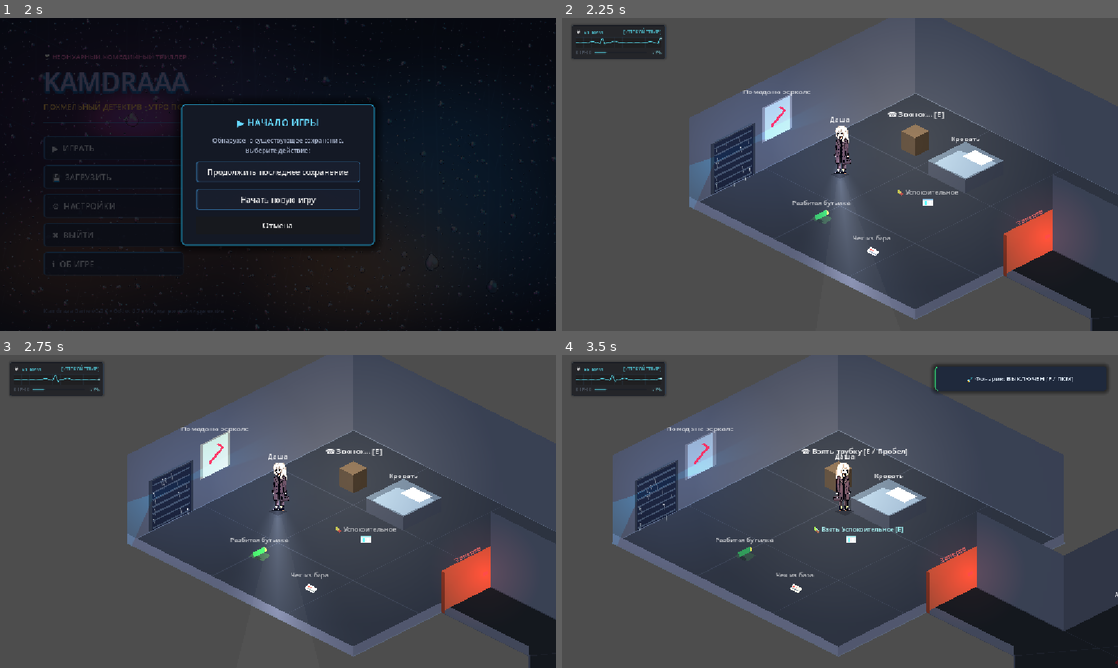
Above: before the commit, frames 1-4 (two rows, left to right).
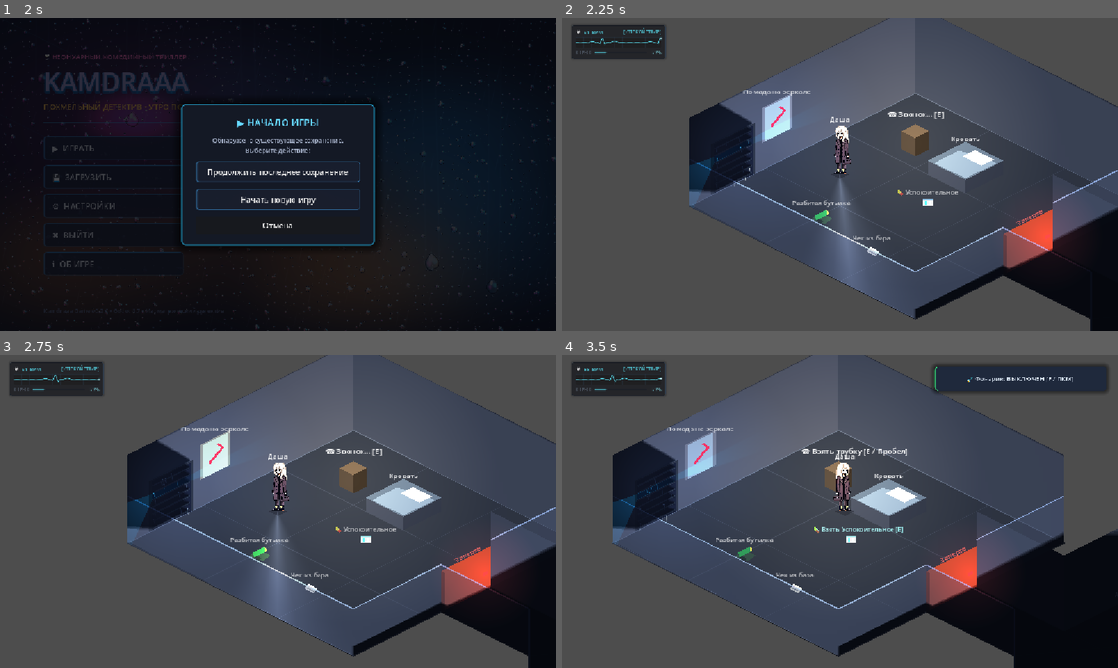
Above: after the commit, the same moments.

Repository: nstuenjoyer/kamdraaaGame
Game: Godot game, scene res://scenes/main_menu.tscn
Same seed, same stepped clock (60 frames per second), same inputs: the game is played once before the commit and once after it.
Inputs (mouse positions are in pixels of both pictures, inside the frame that each line leads up to):
- Up to frame 1 (2 s): click "▶ ИГРАТЬ" at 0.5 s; click "▶ ИГРАТЬ" at 1.25 s
- Up to frame 2 (2.25 s): click "Начать новую игру" at 2 s
- Up to frame 3 (2.75 s): no input
- Up to frame 4 (3.5 s): tap Enter (ui_accept) at 2.75, 3.02 s; move the mouse to (962, 495) at 2.77 s; hold D (move_right) from 2.78 s (still down); hold F (toggle_flashlight) from 2.78 s (still down); click (962, 495) at 2.92 s

Frame 1 is identical in both runs. In frame 2, 8.2% of the frame differs, in the area x 22-100%, y 0-100%; in frame 3, 8.1%; in frame 4, 11%, in the area x 9-100%, y 0-100%.

Commit message:
fix: eliminate light penetration through walls and add semi-transparent front walls

Diff:
--- a/scenes/main.tscn
+++ b/scenes/main.tscn
@@ -53,6 +53,15 @@
 [sub_resource type="OccluderPolygon2D" id="OccluderPolygon2D_wall_se2"]
 polygon = PackedVector2Array(820, 410, 960, 340, 960, 325, 820, 395)
 
+[sub_resource type="OccluderPolygon2D" id="OccluderPolygon2D_wall_nw"]
+polygon = PackedVector2Array(240, 200, 600, 20, 600, 10, 240, 190)
+
+[sub_resource type="OccluderPolygon2D" id="OccluderPolygon2D_wall_ne"]
+polygon = PackedVector2Array(600, 20, 960, 200, 960, 190, 600, 10)
+
+[sub_resource type="OccluderPolygon2D" id="OccluderPolygon2D_wall_sw"]
+polygon = PackedVector2Array(240, 340, 600, 520, 600, 535, 240, 355)
+
 [sub_resource type="OccluderPolygon2D" id="OccluderPolygon2D_crates"]
 polygon = PackedVector2Array(-24, 0, 0, -12, 24, 0, 0, 12)
 
@@ -154,27 +163,24 @@
 color = Color(0.18, 0.2, 0.26, 1)
 polygon = PackedVector2Array(600, 160, 960, 340, 960, 200, 600, 20)
 
+[node name="WallNW_Occluder" type="LightOccluder2D" parent="Walls"]
+occluder = SubResource("OccluderPolygon2D_wall_nw")
+
+[node name="WallNE_Occluder" type="LightOccluder2D" parent="Walls"]
+occluder = SubResource("OccluderPolygon2D_wall_ne")
+
 [node name="WallSW_Collision" type="CollisionPolygon2D" parent="Walls"]
 polygon = PackedVector2Array(240, 340, 600, 520, 600, 535, 240, 355)
 
-[node name="WallSW_Visual" type="Polygon2D" parent="Walls"]
-color = Color(0.28, 0.3, 0.38, 1)
-polygon = PackedVector2Array(240, 340, 600, 520, 600, 505, 240, 325)
+[node name="WallSW_Occluder" type="LightOccluder2D" parent="Walls"]
+occluder = SubResource("OccluderPolygon2D_wall_sw")
 
 [node name="WallSE_Part1_Collision" type="CollisionPolygon2D" parent="Walls"]
 polygon = PackedVector2Array(600, 520, 740, 450, 740, 435, 600, 505)
 
-[node name="WallSE_Part1_Visual" type="Polygon2D" parent="Walls"]
-color = Color(0.25, 0.27, 0.34, 1)
-polygon = PackedVector2Array(600, 520, 740, 450, 740, 435, 600, 505)
-
 [node name="WallSE_Part2_Collision" type="CollisionPolygon2D" parent="Walls"]
 polygon = PackedVector2Array(820, 410, 960, 340, 960, 325, 820, 395)
 
-[node name="WallSE_Part2_Visual" type="Polygon2D" parent="Walls"]
-color = Color(0.25, 0.27, 0.34, 1)
-polygon = PackedVector2Array(820, 410, 960, 340, 960, 325, 820, 395)
-
 [node name="WallSE_Part1_Occluder" type="LightOccluder2D" parent="Walls"]
 occluder = SubResource("OccluderPolygon2D_wall_se1")
 
@@ -183,10 +189,6 @@
 
 [node name="DarkCorridorLeft_Collision" type="CollisionPolygon2D" parent="Walls"]
 polygon = PackedVector2Array(740, 450, 880, 520, 880, 535, 740, 465)
-
-[node name="DarkCorridorLeft_Visual" type="Polygon2D" parent="Walls"]
-color = Color(0.2, 0.22, 0.28, 1)
-polygon = PackedVector2Array(740, 450, 880, 520, 880, 505, 740, 435)
 
 [node name="DarkCorridorLeft_Occluder" type="LightOccluder2D" parent="Walls"]
 occluder = SubResource("OccluderPolygon2D_dark_corridor_left")
@@ -214,22 +216,71 @@
 [node name="DarkWallSE_Collision" type="CollisionPolygon2D" parent="Walls"]
 polygon = PackedVector2Array(1320, 480, 1140, 570, 960, 660, 960, 675, 1140, 585, 1320, 495)
 
-[node name="DarkWallSE_Visual" type="Polygon2D" parent="Walls"]
-color = Color(0.22, 0.24, 0.3, 1)
-polygon = PackedVector2Array(1320, 480, 1140, 570, 960, 660, 960, 645, 1140, 555, 1320, 465)
-
 [node name="DarkWallSE_Occluder" type="LightOccluder2D" parent="Walls"]
 occluder = SubResource("OccluderPolygon2D_dark_wall_se")
 
 [node name="DarkWallSW_Collision" type="CollisionPolygon2D" parent="Walls"]
 polygon = PackedVector2Array(960, 660, 880, 620, 880, 520, 865, 520, 865, 625, 960, 675)
 
-[node name="DarkWallSW_Visual" type="Polygon2D" parent="Walls"]
-color = Color(0.22, 0.24, 0.3, 1)
-polygon = PackedVector2Array(960, 660, 880, 620, 880, 520, 865, 505, 865, 605, 960, 645)
-
 [node name="DarkWallSW_Occluder" type="LightOccluder2D" parent="Walls"]
 occluder = SubResource("OccluderPolygon2D_dark_wall_sw")
+
+[node name="FrontWalls" type="Node2D" parent="."]
+z_index = 2
+
+[node name="WallSW_FrontVisual" type="Polygon2D" parent="FrontWalls"]
+color = Color(0.22, 0.26, 0.36, 0.42)
+polygon = PackedVector2Array(240, 340, 600, 520, 600, 445, 240, 265)
+
+[node name="WallSW_FrontRim" type="Line2D" parent="FrontWalls"]
+points = PackedVector2Array(240, 265, 600, 445)
+width = 2.0
+default_color = Color(0.5, 0.6, 0.8, 0.75)
+
+[node name="WallSE_Part1_FrontVisual" type="Polygon2D" parent="FrontWalls"]
+color = Color(0.22, 0.26, 0.36, 0.42)
+polygon = PackedVector2Array(600, 520, 740, 450, 740, 375, 600, 445)
+
+[node name="WallSE_Part1_FrontRim" type="Line2D" parent="FrontWalls"]
+points = PackedVector2Array(600, 445, 740, 375)
+width = 2.0
+default_color = Color(0.5, 0.6, 0.8, 0.75)
+
+[node name="WallSE_Part2_FrontVisual" type="Polygon2D" parent="FrontWalls"]
+color = Color(0.22, 0.26, 0.36, 0.42)
+polygon = PackedVector2Array(820, 410, 960, 340, 960, 265, 820, 335)
+
+[node name="WallSE_Part2_FrontRim" type="Line2D" parent="FrontWalls"]
+points = PackedVector2Array(820, 335, 960, 265)
+width = 2.0
+default_color = Color(0.5, 0.6, 0.8, 0.75)
+
+[node name="DarkCorridorLeft_FrontVisual" type="Polygon2D" parent="FrontWalls"]
+color = Color(0.18, 0.22, 0.32, 0.45)
+polygon = PackedVector2Array(740, 450, 880, 520, 880, 445, 740, 375)
+
+[node name="DarkCorridorLeft_FrontRim" type="Line2D" parent="FrontWalls"]
+points = PackedVector2Array(740, 375, 880, 445)
+width = 2.0
+default_color = Color(0.42, 0.5, 0.7, 0.7)
+
+[node name="DarkWallSW_FrontVisual" type="Polygon2D" parent="FrontWalls"]
+color = Color(0.16, 0.19, 0.28, 0.45)
+polygon = PackedVector2Array(880, 520, 880, 620, 960, 660, 960, 585, 880, 545, 880, 445)
+
+[node name="DarkWallSW_FrontRim" type="Line2D" parent="FrontWalls"]
+points = PackedVector2Array(880, 445, 880, 545, 960, 585)
+width = 2.0
+default_color = Color(0.4, 0.48, 0.68, 0.7)
+
+[node name="DarkWallSE_FrontVisual" type="Polygon2D" parent="FrontWalls"]
+color = Color(0.16, 0.19, 0.28, 0.45)
+polygon = PackedVector2Array(960, 660, 1140, 570, 1320, 480, 1320, 405, 1140, 495, 960, 585)
+
+[node name="DarkWallSE_FrontRim" type="Line2D" parent="FrontWalls"]
+points = PackedVector2Array(960, 585, 1140, 495, 1320, 405)
+width = 2.0
+default_color = Color(0.4, 0.48, 0.68, 0.7)
 
 [node name="Window" type="Node2D" parent="."]
 position = Vector2(310, 305)
@@ -675,7 +726,9 @@
 energy = 1.3
 texture = SubResource("GradientTexture2D_fill")
 texture_scale = 6.2
-shadow_enabled = false
+shadow_enabled = true
+shadow_filter = 1
+shadow_color = Color(0.02, 0.03, 0.05, 0.9)
 
 [node name="DeskLampLight" type="PointLight2D" parent="RoomLights"]
 position = Vector2(600, 240)
--- a/scripts/flashlight.gd
+++ b/scripts/flashlight.gd
@@ -1,22 +1,21 @@
 class_name Flashlight
 extends Node2D
 
-# Flashlight — Система налобного/карманного фонарика Даши с динамическими тенями
-# Создает кинематографичный конусный луч света, отбрасывающий глубокие нуарные тени от стен и мебели,
-# а также мягкий рассеянный свет вокруг героини.
+# Flashlight — Система карманного фонарика Даши с динамическими тенями
+# Создает кинематографичный конусный луч света, отбрасывающий глубокие тени от стен и препятствий,
+# и блокируемый всеми окклюдерами.
 
 signal flashlight_toggled(is_on: bool)
 
 @export var is_flashlight_on: bool = true
-@export var beam_color: Color = Color(0.98, 0.95, 0.88, 1.0)
-@export var ambient_color: Color = Color(0.82, 0.88, 1.0, 0.45)
-@export var beam_energy: float = 1.2
-@export var ambient_energy: float = 0.45
+@export var beam_color: Color = Color(1.0, 0.97, 0.9, 1.0)
+@export var ambient_color: Color = Color(0.85, 0.9, 1.0, 0.4)
+@export var beam_energy: float = 1.3
+@export var ambient_energy: float = 0.35
 @export var smooth_speed: float = 14.0
 
 var cone_light: PointLight2D
 var ambient_light: PointLight2D
-var beam_visual: Polygon2D
 
 var _target_angle: float = 0.0
 var _parent_body: CharacterBody2D
@@ -32,42 +31,31 @@
 	_update_light_states()
 
 func _setup_lights() -> void:
-	# 1. Основной направленный конусный луч (Spotlight с тенями)
+	# 1. Основной направленный конусный луч (Spotlight с жесткими блокирующими тенями)
 	cone_light = PointLight2D.new()
 	cone_light.name = "ConeLight"
 	cone_light.color = beam_color
 	cone_light.energy = beam_energy
 	cone_light.shadow_enabled = true
 	cone_light.shadow_filter = PointLight2D.SHADOW_FILTER_PCF5
-	cone_light.shadow_color = Color(0.04, 0.05, 0.08, 0.8)
+	cone_light.shadow_color = Color(0.0, 0.0, 0.0, 0.0) # 100% блокировка свечения за стенами
 	cone_light.texture = _get_or_create_cone_texture()
-	cone_light.offset = Vector2(240, 0)
-	cone_light.texture_scale = 1.15
+	cone_light.position = Vector2.ZERO
+	cone_light.offset = Vector2.ZERO
+	cone_light.texture_scale = 1.85
 	add_child(cone_light)
 
-	# 2. Мягкий рассеянный круговой свет вокруг Даши (без теней, чтобы под ногами всегда было видно)
+	# 2. Мягкий рассеянный круговой свет вокруг Даши с тенями, чтобы не просвечивал сквозь стены
 	ambient_light = PointLight2D.new()
 	ambient_light.name = "AmbientLight"
 	ambient_light.color = ambient_color
 	ambient_light.energy = ambient_energy
-	ambient_light.shadow_enabled = false
+	ambient_light.shadow_enabled = true
+	ambient_light.shadow_filter = PointLight2D.SHADOW_FILTER_PCF5
+	ambient_light.shadow_color = Color(0.0, 0.0, 0.0, 0.0) # Не пробивает стены
 	ambient_light.texture = _get_or_create_radial_texture()
-	ambient_light.texture_scale = 1.4
+	ambient_light.texture_scale = 1.2
 	add_child(ambient_light)
-
-	# 3. Атмосферный полупрозрачный луч пыли / тумана (кинематографический конус)
-	beam_visual = Polygon2D.new()
-	beam_visual.name = "VolumetricBeam"
-	beam_visual.color = Color(1.0, 0.96, 0.85, 0.035)
-	# Трапециевидный конус луча от источника
-	beam_visual.polygon = PackedVector2Array([
-		Vector2(10, -6),
-		Vector2(420, -110),
-		Vector2(460, 0),
-		Vector2(420, 110),
-		Vector2(10, 6)
-	])
-	add_child(beam_visual)
 
 func _input(event: InputEvent) -> void:
 	if get_tree().paused:
@@ -105,13 +93,13 @@
 
 	flashlight_toggled.emit(is_flashlight_on)
 
-	# Эффект искры / зажигания лампы накаливания при включении
+	# Эффект искры при включении
 	if is_flashlight_on and cone_light:
 		if _ignition_tween and _ignition_tween.is_valid():
 			_ignition_tween.kill()
-		cone_light.energy = beam_energy * 1.5
+		cone_light.energy = beam_energy * 1.4
 		_ignition_tween = create_tween()
-		_ignition_tween.tween_property(cone_light, "energy", beam_energy * 0.8, 0.04)
+		_ignition_tween.tween_property(cone_light, "energy", beam_energy * 0.85, 0.04)
 		_ignition_tween.tween_property(cone_light, "energy", beam_energy, 0.06)
 
 func is_on() -> bool:
@@ -121,11 +109,8 @@
 	if cone_light:
 		cone_light.enabled = is_flashlight_on
 	if ambient_light:
-		# Когда фонарик выключен — полная темнота вокруг героини
 		ambient_light.enabled = is_flashlight_on
 		ambient_light.energy = ambient_energy if is_flashlight_on else 0.0
-	if beam_visual:
-		beam_visual.visible = is_flashlight_on
 
 func _process(delta: float) -> void:
 	var mouse_pos: Vector2 = get_global_mouse_position()
@@ -163,22 +148,21 @@
 	if _cached_cone_texture:
 		return _cached_cone_texture
 
-	var w: int = 512
-	var h: int = 512
-	var img: Image = Image.create(w, h, false, Image.FORMAT_RGBA8)
-
-	var origin: Vector2 = Vector2(24.0, 256.0) # Источник света у левого края текстуры
-	var max_dist: float = 470.0
+	var size: int = 512
+	var img: Image = Image.create(size, size, false, Image.FORMAT_RGBA8)
+
+	var origin: Vector2 = Vector2(float(size) / 2.0, float(size) / 2.0) # Точно по центру источника
+	var max_dist: float = 245.0
 	var cone_half_angle_rad: float = deg_to_rad(34.0) # Угол рассеивания луча ~68°
-	var hotspot_angle_rad: float = deg_to_rad(11.0) # Яркий центральный пучок
-
-	for y in range(h):
-		for x in range(w):
+	var hotspot_angle_rad: float = deg_to_rad(10.0) # Центральный пучок
+
+	for y in range(size):
+		for x in range(size):
 			var pos: Vector2 = Vector2(float(x), float(y))
 			var diff: Vector2 = pos - origin
 			var dist: float = diff.length()
 
-			if diff.x < -8.0 or dist > max_dist:
+			if diff.x < 0.0 or dist > max_dist:
 				img.set_pixel(x, y, Color(0, 0, 0, 0))
 				continue
 
@@ -189,7 +173,7 @@
 
 			# Радиальное затухание по дальности
 			var dist_norm: float = dist / max_dist
-			var dist_factor: float = pow(1.0 - dist_norm, 1.4)
+			var dist_factor: float = pow(1.0 - dist_norm, 1.3)
 
 			# Угловое затухание от центра к краям конуса (smoothstep)
 			var angle_norm: float = angle / cone_half_angle_rad
@@ -199,7 +183,7 @@
 			# Центральное горячее пятно
 			var hotspot: float = 0.0
 			if angle < hotspot_angle_rad:
-				hotspot = (1.0 - (angle / hotspot_angle_rad)) * 0.35
+				hotspot = (1.0 - (angle / hotspot_angle_rad)) * 0.4
 
 			var final_alpha: float = dist_factor * (angular_factor * 0.65 + hotspot)
 			img.set_pixel(x, y, Color(1, 1, 1, clampf(final_alpha, 0.0, 1.0)))
@@ -220,7 +204,6 @@
 		for x in range(size):
 			var d: float = Vector2(x, y).distance_to(center)
 			var factor: float = clampf(1.0 - (d / radius), 0.0, 1.0)
-			# Мягкая квадратичная кривая Безье для бархатистого рассеивания
 			var alpha: float = factor * factor
 			img.set_pixel(x, y, Color(1, 1, 1, alpha))
 
Not shown, changed: AGENTS.md
